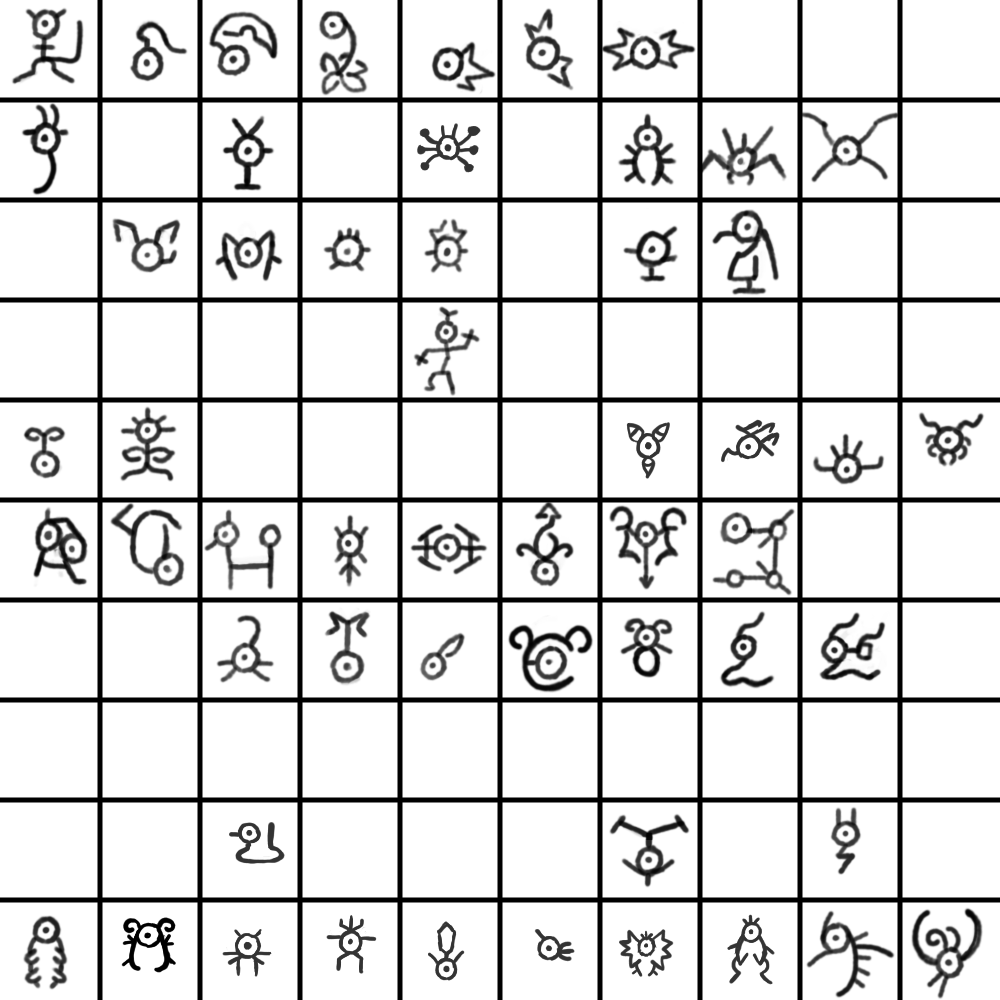
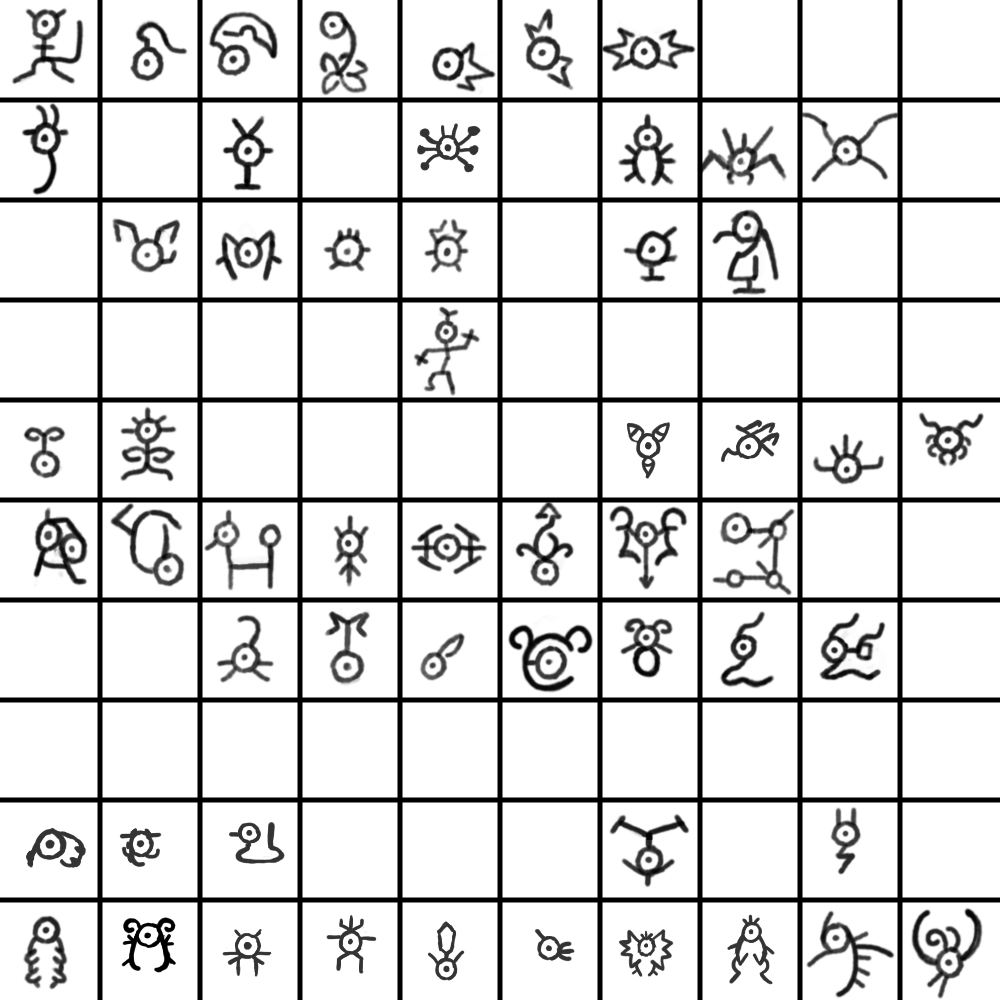
Before/after of a 1000 x 1000 layered artwork. What changed in the layer stack:
painted on "Paint Layer 1" over [26, 827, 162, 868]
